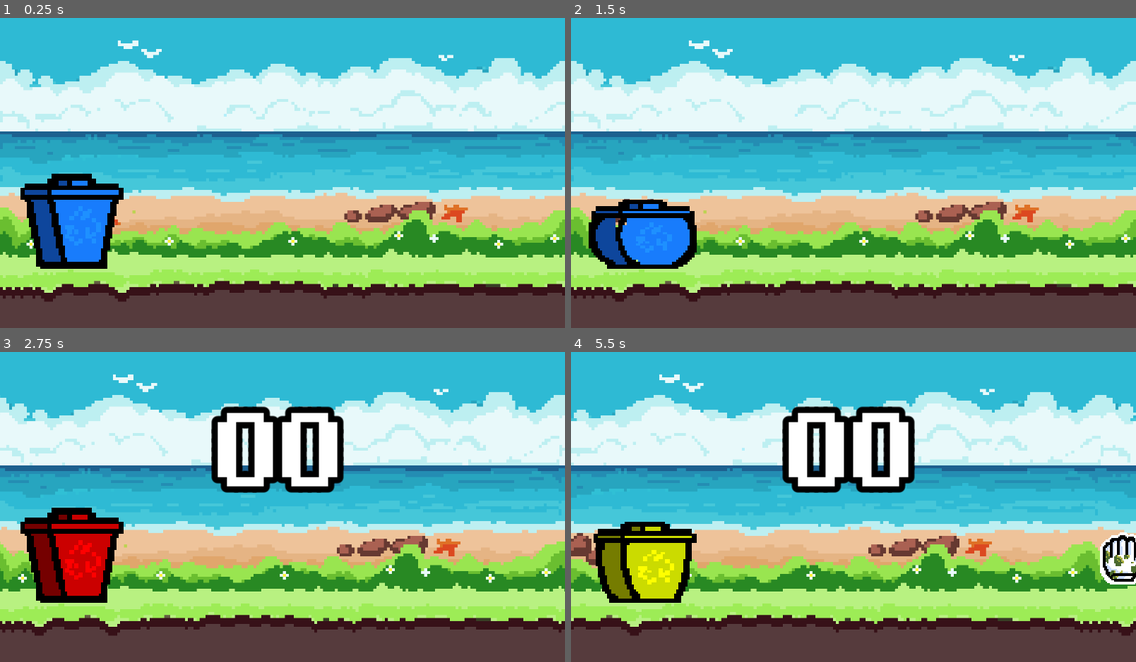
Above: before the commit, frames 1-4 (two rows, left to right).
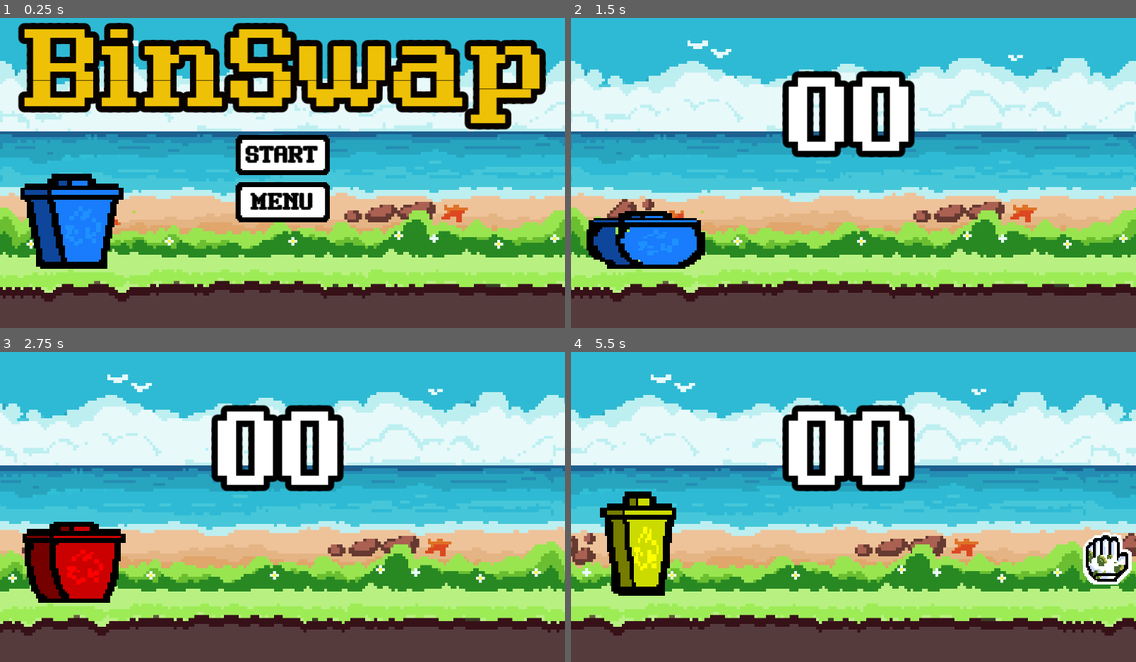
Above: after the commit, the same moments.

Repository: dedsocks/Inventorium
Game: Godot game, scene res://scenes/main.tscn
Same seed, same stepped clock (60 frames per second), same inputs: the game is played once before the commit and once after it.
Inputs (mouse positions are in pixels of both pictures, inside the frame that each line leads up to):
- Up to frame 1 (0.25 s): no input
- Up to frame 2 (1.5 s): click (853, 204) at 0.5 s, where only the run after the commit has a clickable "MENU"; click (853, 154) at 1.25 s, where only the run after the commit has a clickable "START"
- Up to frame 3 (2.75 s): tap Enter (ui_accept) at 2 s; hold Right (ui_right) from 2.03 s (still down); hold Enter (ui_accept) from 2.03 s (still down)
- Up to frame 4 (5.5 s): release Right (ui_right) at 2.78 s; release Enter (ui_accept) at 2.78 s; hold Down (ui_down) 2.78-3.53 s; tap Enter (ui_accept) at 2.85, 3.02, 3.32, 4.35, 4.52, 4.82 s; hold Right (ui_right) 3.53-4.28 s; hold Enter (ui_accept) 3.53-4.28 s; hold Up (ui_up) 4.28-5.03 s; hold Left (ui_left) from 5.03 s (still down); hold Enter (ui_accept) from 5.03 s (still down)

The runs differ from the first frame. In frame 1, 26% of the frame differs, in the area x 3-97%, y 1-66%; in frame 2, 9.6%; in frame 3, 14%; in frame 4, 19%.

Commit message:
Add start & menu button
start button works menu doesn't work yet

Diff:
--- a/inventorium/project.godot
+++ b/inventorium/project.godot
@@ -24,6 +24,7 @@
 blue_waste=""
 green_waste=""
 yellow_waste=""
+startButtons=""
 
 [rendering]
 
--- a/inventorium/scenes/dustbin.tscn
+++ b/inventorium/scenes/dustbin.tscn
@@ -169,12 +169,6 @@
 }, {
 "duration": 1.0,
 "texture": SubResource("AtlasTexture_mhh1f")
-}, {
-"duration": 1.0,
-"texture": SubResource("AtlasTexture_f2idv")
-}, {
-"duration": 1.0,
-"texture": SubResource("AtlasTexture_f2idv")
 }, {
 "duration": 1.0,
 "texture": SubResource("AtlasTexture_f2idv")
@@ -196,9 +190,9 @@
 texture_filter = 1
 scale = Vector2(0.101563, 0.103125)
 sprite_frames = SubResource("SpriteFrames_38yr6")
-animation = &"death"
+animation = &"move"
 autoplay = "idle"
-frame = 2
+frame_progress = 0.26179
 centered = false
 
 [node name="Area2D" type="Area2D" parent="."]
--- a/inventorium/scenes/hud.tscn
+++ b/inventorium/scenes/hud.tscn
@@ -1,11 +1,13 @@
-[gd_scene load_steps=3 format=3 uid="uid://1nqudskbscch"]
+[gd_scene load_steps=4 format=3 uid="uid://1nqudskbscch"]
 
 [ext_resource type="FontFile" uid="uid://ce5ty20e1lf5d" path="res://assets/fonts/Ruler 9.ttf" id="1_6gj6f"]
-[ext_resource type="FontFile" uid="uid://b1os73ppnxpdq" path="res://assets/fonts/PixExtrusion.ttf" id="2_epd6h"]
+[ext_resource type="Texture2D" uid="uid://dv4ddtke01vip" path="res://assets/sprites/button.png" id="2_nkow4"]
+
+[sub_resource type="StyleBoxEmpty" id="StyleBoxEmpty_vmpnq"]
 
 [node name="HUD" type="CanvasLayer"]
-metadata/_edit_vertical_guides_ = [594.0, 435.0, 747.0]
-metadata/_edit_horizontal_guides_ = [142.0]
+metadata/_edit_vertical_guides_ = [594.0, 435.0, 746.0]
+metadata/_edit_horizontal_guides_ = [142.0, 244.0]
 
 [node name="Label" type="Label" parent="."]
 anchors_preset = -1
@@ -14,9 +16,9 @@
 anchor_right = 1.03737
 anchor_bottom = 0.5
 offset_left = 60.936
-offset_top = -7.92801
+offset_top = -10.928
 offset_right = -43.056
-offset_bottom = 140.0
+offset_bottom = 137.0
 size_flags_vertical = 1
 theme_override_colors/font_color = Color(1, 1, 1, 1)
 theme_override_colors/font_outline_color = Color(0, 0, 0, 1)
@@ -30,19 +32,36 @@
 anchors_preset = -1
 anchor_left = -0.0329306
 anchor_top = 0.111
-anchor_right = 1.05897
+anchor_right = 1.06591
 anchor_bottom = 0.226728
-offset_left = 34.936
-offset_top = 29.072
-offset_right = -70.9281
-offset_bottom = 105.08
+offset_left = 37.9361
+offset_top = -83.928
+offset_right = -67.9281
+offset_bottom = 41.0802
 size_flags_vertical = 1
-theme_override_colors/font_color = Color(0, 0, 0, 1)
-theme_override_colors/font_outline_color = Color(1, 1, 1, 1)
-theme_override_constants/outline_size = 57
-theme_override_fonts/font = ExtResource("2_epd6h")
-theme_override_font_sizes/font_size = 150
-text = "GAME OVER"
+theme_override_colors/font_color = Color(1, 1, 1, 1)
+theme_override_colors/font_outline_color = Color(0, 0, 0, 1)
+theme_override_constants/outline_size = 50
+theme_override_fonts/font = ExtResource("1_6gj6f")
+theme_override_font_sizes/font_size = 200
+text = "Game Over"
+horizontal_alignment = 1
+metadata/_edit_use_anchors_ = true
+
+[node name="gameOverScore" type="Label" parent="."]
+anchors_preset = -1
+anchor_top = 0.377
+anchor_right = 1.007
+anchor_bottom = 0.463
+offset_top = -75.296
+offset_right = -0.0638428
+offset_bottom = -51.024
+size_flags_vertical = 1
+theme_override_colors/font_color = Color(1, 1, 1, 1)
+theme_override_colors/font_outline_color = Color(0, 0, 0, 1)
+theme_override_constants/outline_size = 35
+theme_override_fonts/font = ExtResource("1_6gj6f")
+theme_override_font_sizes/font_size = 80
 horizontal_alignment = 1
 metadata/_edit_use_anchors_ = true
 
@@ -52,20 +71,38 @@
 anchor_top = 0.111
 anchor_right = 1.05897
 anchor_bottom = 0.226728
-offset_left = 34.936
-offset_top = 31.072
-offset_right = -70.9281
-offset_bottom = 107.08
+offset_left = 45.9361
+offset_top = -87.928
+offset_right = -59.9281
+offset_bottom = 137.08
 size_flags_vertical = 1
-theme_override_colors/font_color = Color(1, 1, 1, 1)
-theme_override_colors/font_outline_color = Color(0, 0, 0, 1)
-theme_override_constants/outline_size = 40
-theme_override_fonts/font = ExtResource("2_epd6h")
-theme_override_font_sizes/font_size = 200
+theme_override_colors/font_color = Color(0.932061, 0.756963, 0.0224609, 1)
+theme_override_colors/font_outline_color = Color(0.0341576, 0.00870648, 0, 1)
+theme_override_constants/outline_size = 50
+theme_override_fonts/font = ExtResource("1_6gj6f")
+theme_override_font_sizes/font_size = 280
+text = "BinSwap"
 horizontal_alignment = 1
 metadata/_edit_use_anchors_ = true
 
-[node name="Button" type="Button" parent="."]
-visible = false
-offset_right = 8.0
-offset_bottom = 8.0
+[node name="menuButton" type="Button" parent="." groups=["startButtons"]]
+offset_left = 476.0
+offset_top = 345.0
+offset_right = 677.0
+offset_bottom = 438.0
+theme_override_colors/font_hover_color = Color(0, 0, 0, 1)
+theme_override_colors/font_focus_color = Color(0, 0, 0, 1)
+theme_override_colors/font_color = Color(0, 0, 0, 1)
+theme_override_colors/icon_pressed_color = Color(0.635294, 0.635294, 0.635294, 0.427451)
+theme_override_colors/icon_hover_color = Color(0.633757, 0.633757, 0.633757, 1)
+theme_override_constants/outline_size = 4
+theme_override_fonts/font = ExtResource("1_6gj6f")
+theme_override_font_sizes/font_size = 55
+theme_override_styles/focus = SubResource("StyleBoxEmpty_vmpnq")
+action_mode = 0
+text = "MENU"
+icon = ExtResource("2_nkow4")
+flat = true
+autowrap_mode = 2
+icon_alignment = 1
+expand_icon = true
--- a/inventorium/scenes/main.tscn
+++ b/inventorium/scenes/main.tscn
@@ -7,9 +7,15 @@
 [ext_resource type="PackedScene" uid="uid://1nqudskbscch" path="res://scenes/hud.tscn" id="5_viec4"]
 [ext_resource type="AudioStream" uid="uid://cci1y4ywdyeda" path="res://assets/sound/Pixelated Love.mp3" id="6_atnfe"]
 [ext_resource type="AudioStream" uid="uid://k8bx8p8bplbu" path="res://assets/sound/negative_beeps-6008.mp3" id="7_7c30k"]
+[ext_resource type="AudioStream" uid="uid://cgf8d8lnbcqp4" path="res://assets/sound/Pixel Rush Paradise.mp3" id="8_5ln0j"]
+[ext_resource type="FontFile" uid="uid://ce5ty20e1lf5d" path="res://assets/fonts/Ruler 9.ttf" id="9_1nsl3"]
+[ext_resource type="Texture2D" uid="uid://dv4ddtke01vip" path="res://assets/sprites/button.png" id="10_rrkyw"]
+
+[sub_resource type="StyleBoxEmpty" id="StyleBoxEmpty_r836t"]
 
 [node name="main" type="Node2D"]
 script = ExtResource("1_bwtbe")
+metadata/_edit_vertical_guides_ = [576.0]
 
 [node name="bg" parent="." instance=ExtResource("1_f0xhv")]
 
@@ -30,3 +36,32 @@
 
 [node name="ending" type="AudioStreamPlayer" parent="."]
 stream = ExtResource("7_7c30k")
+
+[node name="gameStart" type="AudioStreamPlayer" parent="."]
+stream = ExtResource("8_5ln0j")
+
+[node name="crow" type="AnimatedSprite2D" parent="."]
+
+[node name="startButton" type="Button" parent="." groups=["startButtons"]]
+offset_left = 476.0
+offset_top = 249.0
+offset_right = 677.0
+offset_bottom = 342.0
+theme_override_colors/font_hover_color = Color(0, 0, 0, 1)
+theme_override_colors/font_focus_color = Color(0, 0, 0, 1)
+theme_override_colors/font_color = Color(0, 0, 0, 1)
+theme_override_colors/icon_pressed_color = Color(0.635294, 0.635294, 0.635294, 0.427451)
+theme_override_colors/icon_hover_color = Color(0.633757, 0.633757, 0.633757, 1)
+theme_override_constants/outline_size = 4
+theme_override_fonts/font = ExtResource("9_1nsl3")
+theme_override_font_sizes/font_size = 55
+theme_override_styles/focus = SubResource("StyleBoxEmpty_r836t")
+action_mode = 0
+text = "START"
+icon = ExtResource("10_rrkyw")
+flat = true
+autowrap_mode = 2
+icon_alignment = 1
+expand_icon = true
+
+[connection signal="pressed" from="startButton" to="." method="_on_start_button_pressed"]
--- a/inventorium/scripts/main.gd
+++ b/inventorium/scripts/main.gd
@@ -46,15 +46,17 @@
 	gameRunning = false
 	obstacle.clear()
 	$HUD/gameOver.hide()
+	$HUD/gameOverScore.hide()
+	$gameStart.play()
 
 func _process(delta):
 	if speed >= MAX_SPEED:
 		speed = MAX_SPEED
 
-	if Input.is_action_pressed("ui_accept"):
-		gameRunning = true
-
 	if gameRunning:
+		$startButton.hide()
+		$HUD/menuButton.hide()
+		$HUD/gameStart.hide()
 		$dustbin/AnimatedSprite2D.play("move")
 		$dustbin.position.x += speed
 		$Camera2D.position.x += speed
@@ -103,6 +105,8 @@
 func gameOver():
 	$HUD/Label.hide()
 	$HUD/gameOver.show()
+	$HUD/gameOverScore.text = 'score : ' + str(score)
+	$HUD/gameOverScore.show()
 	if $dustbin/oof:
 		$dustbin/oof.play()
 	$gameRunningMusic.stop()
@@ -118,3 +122,8 @@
 		$ending.play()
 	await get_tree().create_timer(1.0).timeout
 	get_tree().paused = true
+
+
+func _on_start_button_pressed() -> void:
+	gameRunning = true
+	$gameStart.stop()
Not shown, added: inventorium/assets/sound/Pixel Rush Paradise.mp3.import
Binary file added: inventorium/assets/sprites/button.png
Not shown, added: inventorium/assets/sprites/button.png.import
Not shown: 1 places in inventorium/scenes/main.tscn that only renumber resources
Not shown, added: inventorium/assets/sound/Pixel Rush Paradise.mp3
